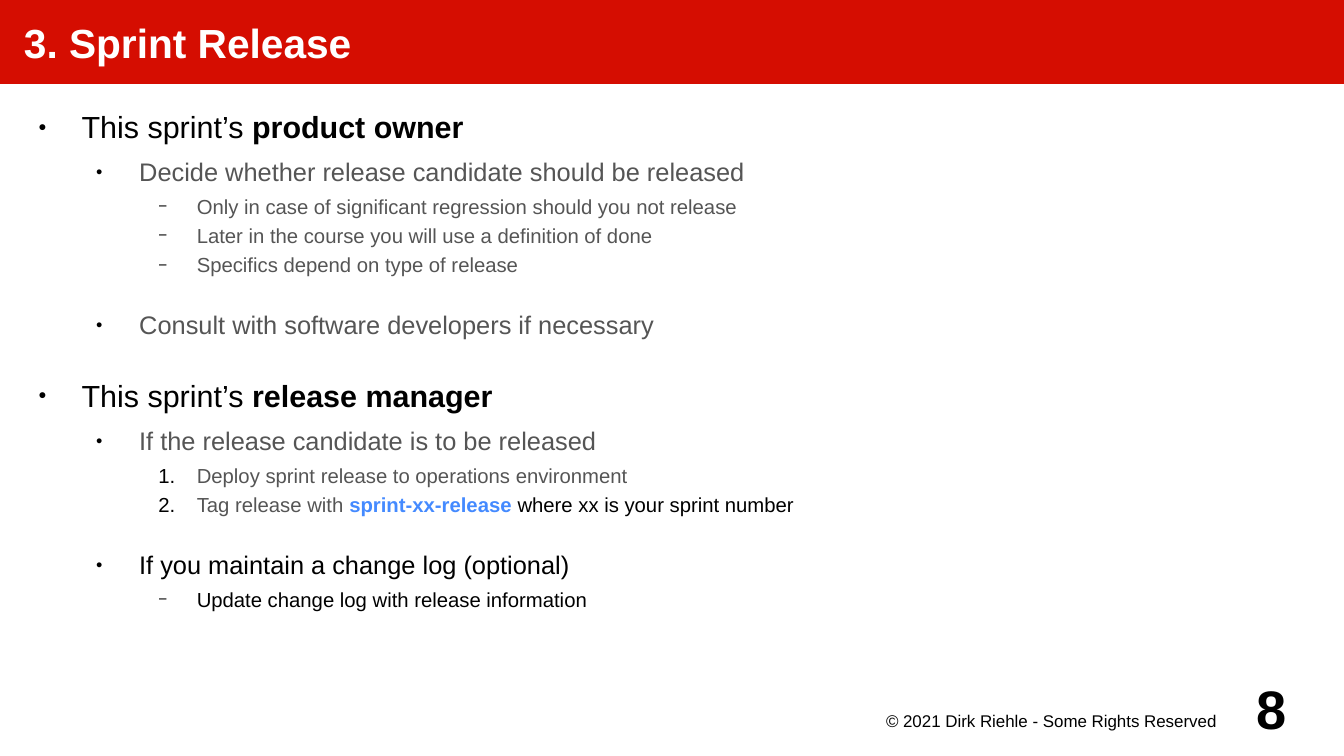
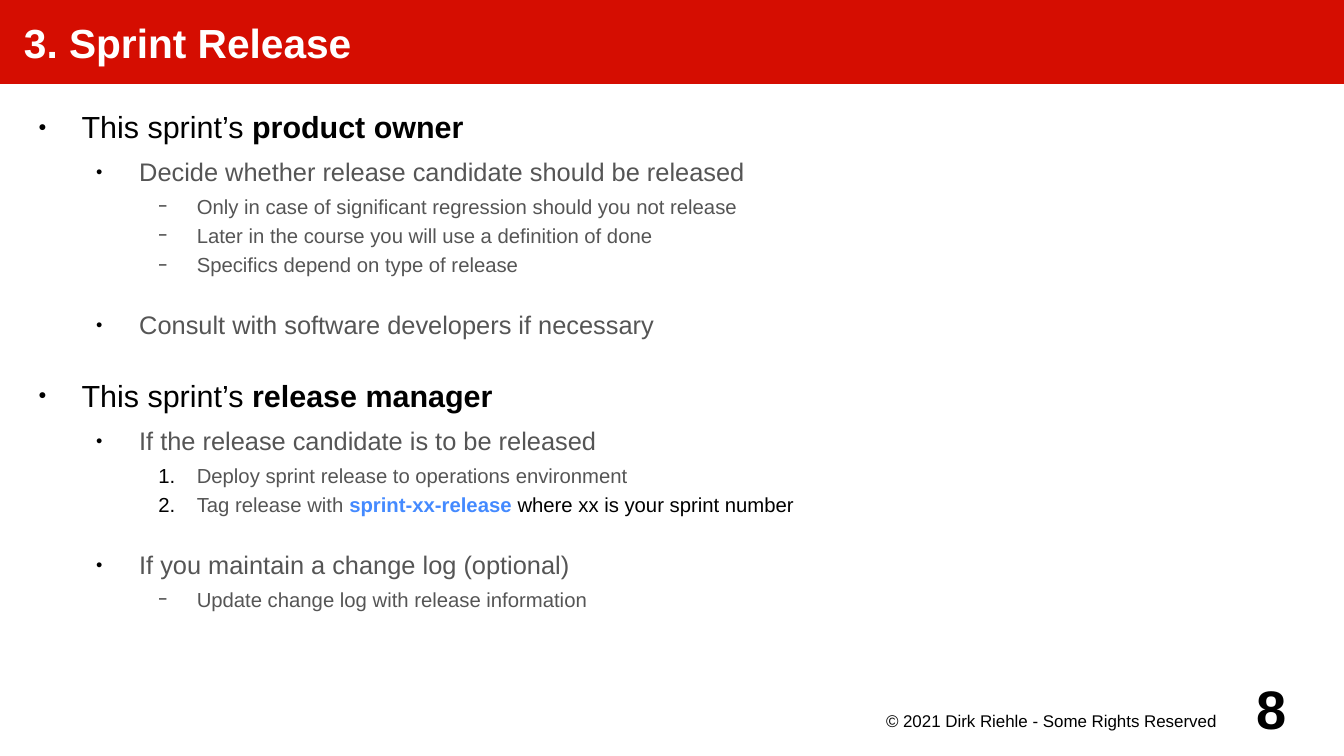
Before and after one commit to dirkriehle/amos-course, a slide deck: slide 8 of Lecture slides/AMOS B02 - The Team Meeting.odp. Drawn at 1344x756 pixels with LibreOffice and Linux fonts; fonts in the diff are those of the drawing. Boxes give left, top, right and bottom in pixels: in the first picture for what was removed or moved away, otherwise in the second. Text is boxed around its words. In the diff, an @@ line names an element or a change of style, - is before the commit and + after.

```diff
--- a/Lecture slides/AMOS B02 - The Team Meeting.odp
+++ b/Lecture slides/AMOS B02 - The Team Meeting.odp
@@ text at <box>139,555,586,611</box>: text colour #000000 to #555555 in "If you maintain a change log (optional)", "Update change log with release information" @@
```
Also in this commit, not shown: 2 other files.
